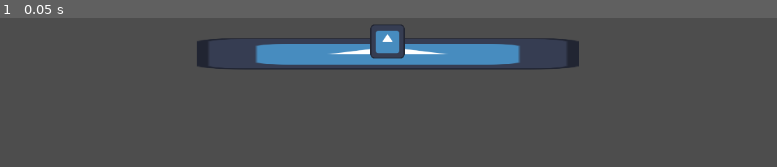
Above: before the commit, frame 1.
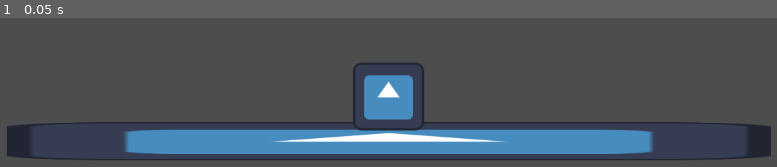
Above: after the commit, the same moment.

Repository: Mark-0909/Type-Wizard-Tower-Defense
Game: Godot game, scene res://nodes/main.tscn
Two runs of this game, one before a commit and one after it. Both use one fixed random seed, a clock stepped at 60 frames per second and the inputs below. The engine's default icon, where the game draws it, is replaced by a stand-in: a white triangle on a blue panel in a dark square.
Inputs:
- Up to frame 1 (0.05 s): no input

The runs differ from the first frame. In frame 1, 23% of the frame differs, in the area x 0-100%, y 4-96%.

Commit message:
Update main.tscn

Diff:
--- a/nodes/main.tscn
+++ b/nodes/main.tscn
@@ -6,15 +6,16 @@
 [node name="main" type="Node2D"]
 position = Vector2(-4, 0)
 
-[node name="Castle" parent="." instance=ExtResource("1_v1n8b")]
-position = Vector2(1, 372)
-scale = Vector2(11.1837, 0.916667)
-
-[node name="Wizard" parent="." instance=ExtResource("2_25rbu")]
-position = Vector2(0, 326)
-
 [node name="spawn area" type="Node" parent="."]
 
 [node name="Camera2D" type="Camera2D" parent="."]
 scale = Vector2(5.20855, -3.41952)
 zoom = Vector2(0.385, 0.385)
+
+[node name="Castle" parent="." instance=ExtResource("1_v1n8b")]
+position = Vector2(5, 700)
+scale = Vector2(22.3475, 1.09717)
+
+[node name="Wizard" parent="." instance=ExtResource("2_25rbu")]
+position = Vector2(4, 532)
+scale = Vector2(2.08486, 1.97713)
